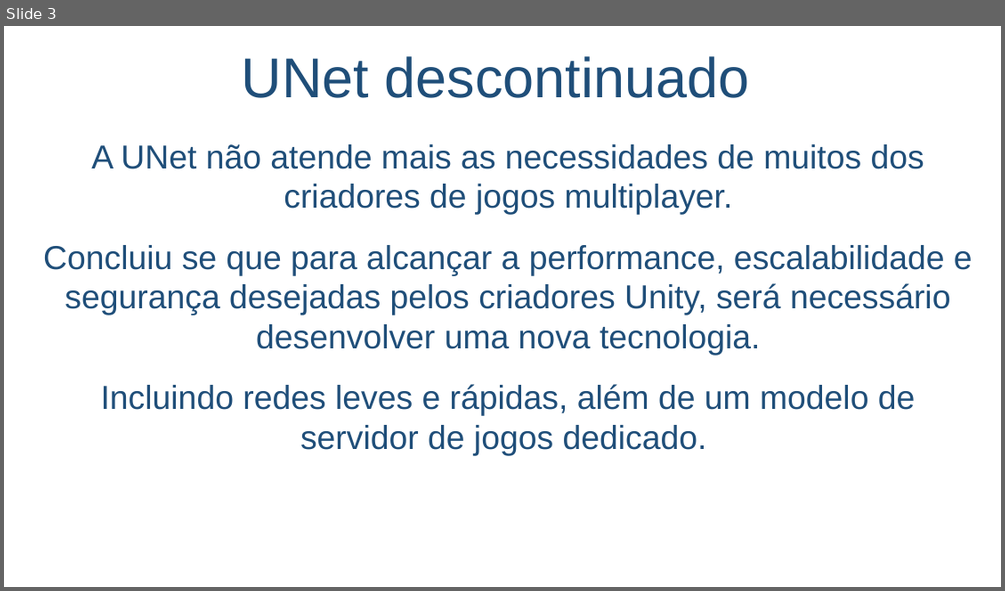
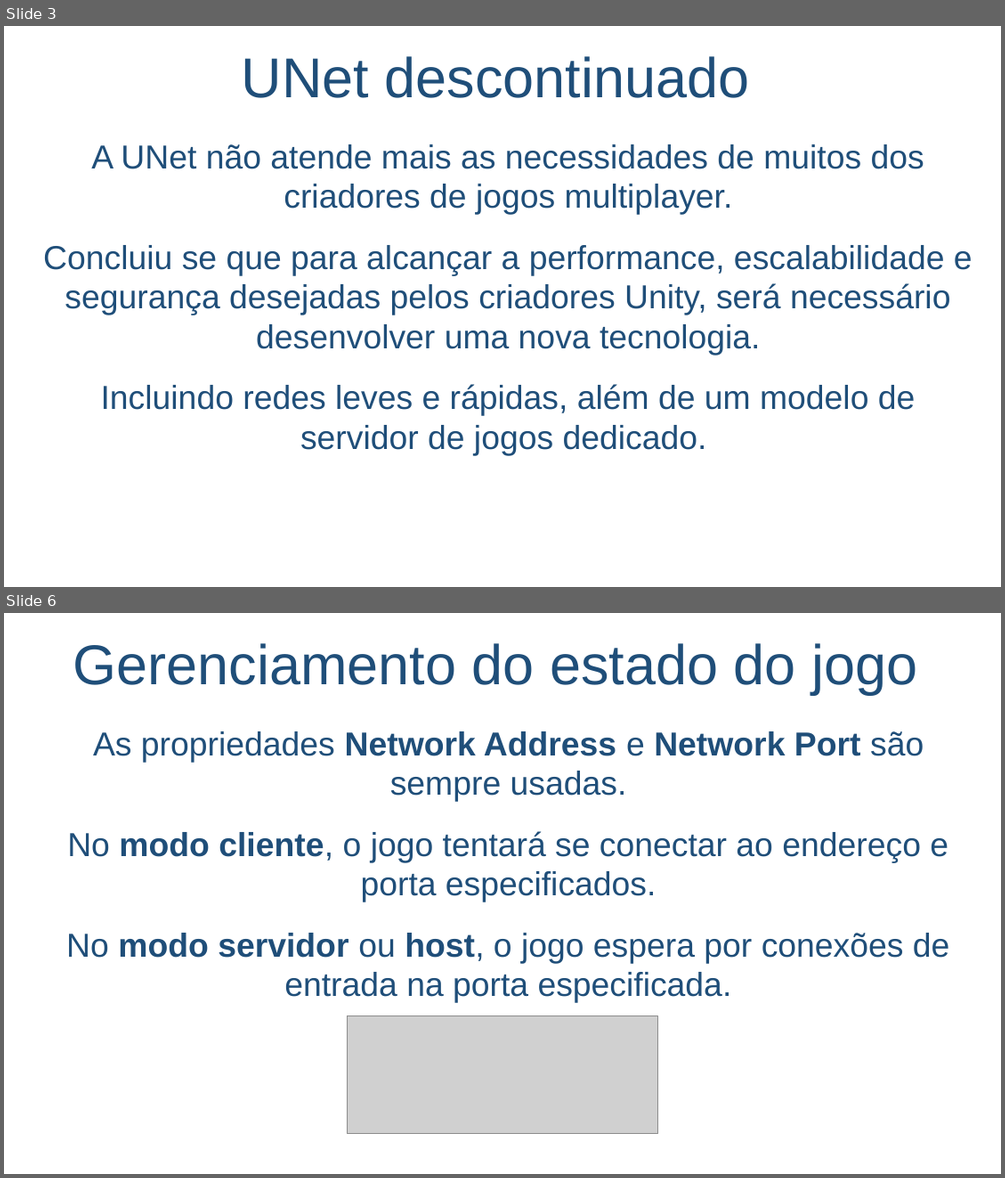
Before and after one commit to salmo-jr/public-slides, a slide deck: unity-multiplayer.pptx. Shown one above the other, each under a label of ours: slide 3 before the commit, slides 3 and 6 after it; the slides between them are not shown. The pictures are 1005x591 and 1005x1178 pixels, drawn with LibreOffice and Linux fonts; fonts in the diff are those of the drawing; grey boxes stand for pictures; background and template pictures are left out. Boxes give left, top, right and bottom in pixels: in the first picture for what was removed or moved away, otherwise in the second. Text is boxed around its words. In the diff, an @@ line names an element or a change of style, - is before the commit and + after.

Commit message:
add new slides about: Network Manager; Network Manager HUD; and Network Identity

```diff
--- a/unity-multiplayer.pptx
+++ b/unity-multiplayer.pptx
@@ slide 6 added at [4,613,1001,1174], background picture (left out) @@
@@ title added at [73,643,917,694], 54 pt, text #1F4E79 @@
+Gerenciamento do estado do jogo
@@ text added at [66,731,950,1003], 32 pt, text #1F4E79 @@
+As propriedades Network Address e Network Port são sempre usadas.
+No modo cliente, o jogo tentará se conectar ao endereço e porta especificados.
+No modo servidor ou host, o jogo espera por conexões de entrada na porta especificada.
@@ picture added at [348,1016,658,1133] @@
```
Also in this commit, not shown: 1 slide changed, 7 other slides added.
